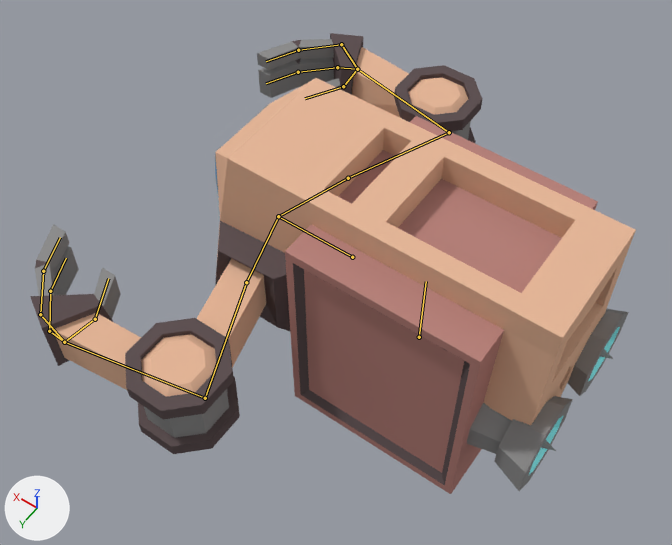
Before and after pictures for a commit that changed the Blender file SharedFolder/spaceship.blend.
Camera for both pictures: a camera (50 mm lens) standing at (-5.96, 7.37, 10.98) and looking at (-0.87, 0.25, -0.21). Every picture has the same lights, and +X, +Y and +Z are marked at lower left. The bones that bend it are drawn over the model as lines.
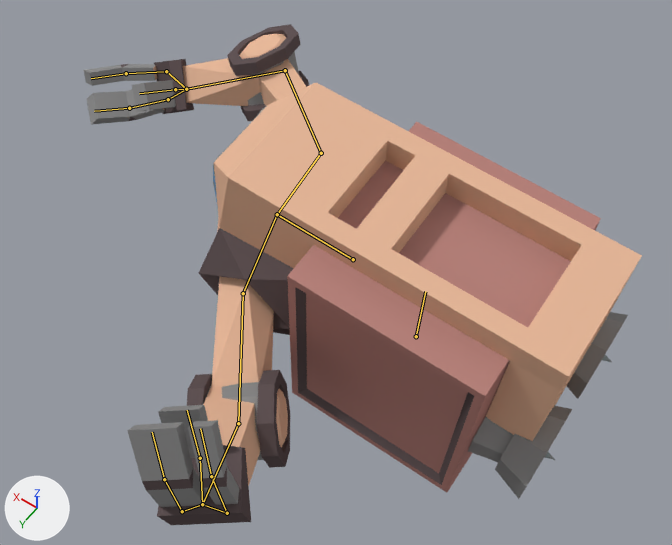
The newer file adds an action. The first version stands in its rest pose; the second is drawn at frame 38 of the action 'Pickup'.

The edits, one by one:
Bone 'Base' (bone_base) moves from (0.0, 0.0, 0.0) to (-0.07, -0.06, 0.05).
Bone 'Base' (bone_base) turns from (0, 0, 0) to (5, -6, 1) degrees about its own x, y and z.
Bone 'Shoulder.L' (bone_shoulder_l) turns from (0, 0, 0) to (-14, -43, 5) degrees about its own x, y and z.
Bone 'LowerArm.L' (bone_lowerarm_l) turns from (0, 0, 0) to (24, -40, -9) degrees about its own x, y and z.
Bone 'UpperArm.L' (bone_upperarm_l) turns from (0, 0, 0) to (0, 0, 52) degrees about its own x, y and z.
Bone 'Shoulder.R' (bone_shoulder_r) turns from (0, 0, 0) to (0, 0, 23) degrees about its own x, y and z.
Bone 'LowerArm.R' (bone_lowerarm_r) turns from (0, 0, 0) to (-5, -9, 53) degrees about its own x, y and z.
Bone 'UpperArm.R' (bone_upperarm_r) turns from (0, 0, 0) to (-27, 42, -63) degrees about its own x, y and z.
Bone 'Finger.R' (bone_finger_r) turns from (0, 0, 0) to (7, -21, -35) degrees about its own x, y and z.
Bone 'Fingers.R' (bone_fingers_r) turns from (0, 0, 0) to (-5, 22, -23) degrees about its own x, y and z.
Bone 'Box' (bone_box) moves from (0.0, 0.0, 0.0) to (0.01, -0.05, -0.06).
Bone 'Box' (bone_box) turns from (0, 0, 0) to (5, 1, 5) degrees about its own x, y and z.

Location of each change, (x1, y1, x2, y2) in pixels of the pictures (672 x 545 px):
'Cube', posed (8% narrower, 9% taller)
    before: (30, 33, 636, 494)
    after: (83, 24, 642, 525)
bone 'Base', root to tip
    before: (352, 257) to (278, 216)
    after: (353, 259) to (277, 214)
bone 'Shoulder.L', root to tip
    before: (278, 216) to (246, 282)
    after: (277, 214) to (243, 293)
bone 'LowerArm.L', root to tip
    before: (246, 282) to (205, 398)
    after: (243, 293) to (238, 423)
bone 'UpperArm.L', root to tip
    before: (205, 398) to (64, 342)
    after: (238, 423) to (202, 504)
bone 'Shoulder.R', root to tip
    before: (278, 216) to (348, 178)
    after: (277, 214) to (321, 153)
bone 'LowerArm.R', root to tip
    before: (348, 178) to (449, 132)
    after: (321, 153) to (285, 70)
bone 'UpperArm.R', root to tip
    before: (449, 132) to (357, 69)
    after: (285, 70) to (186, 89)
bone 'Finger.R', root to tip
    before: (341, 44) to (298, 50)
    after: (166, 71) to (126, 73)
bone 'Fingers.R', root to tip
    before: (337, 67) to (298, 72)
    after: (168, 99) to (129, 108)
bone 'Box', root to tip
    before: (419, 337) to (426, 281)
    after: (416, 336) to (425, 291)
